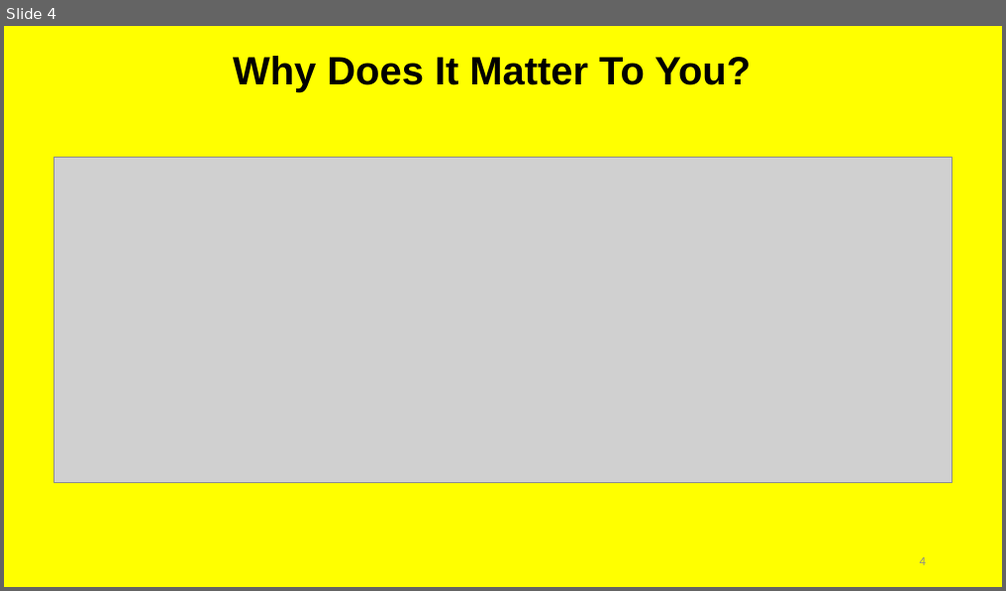
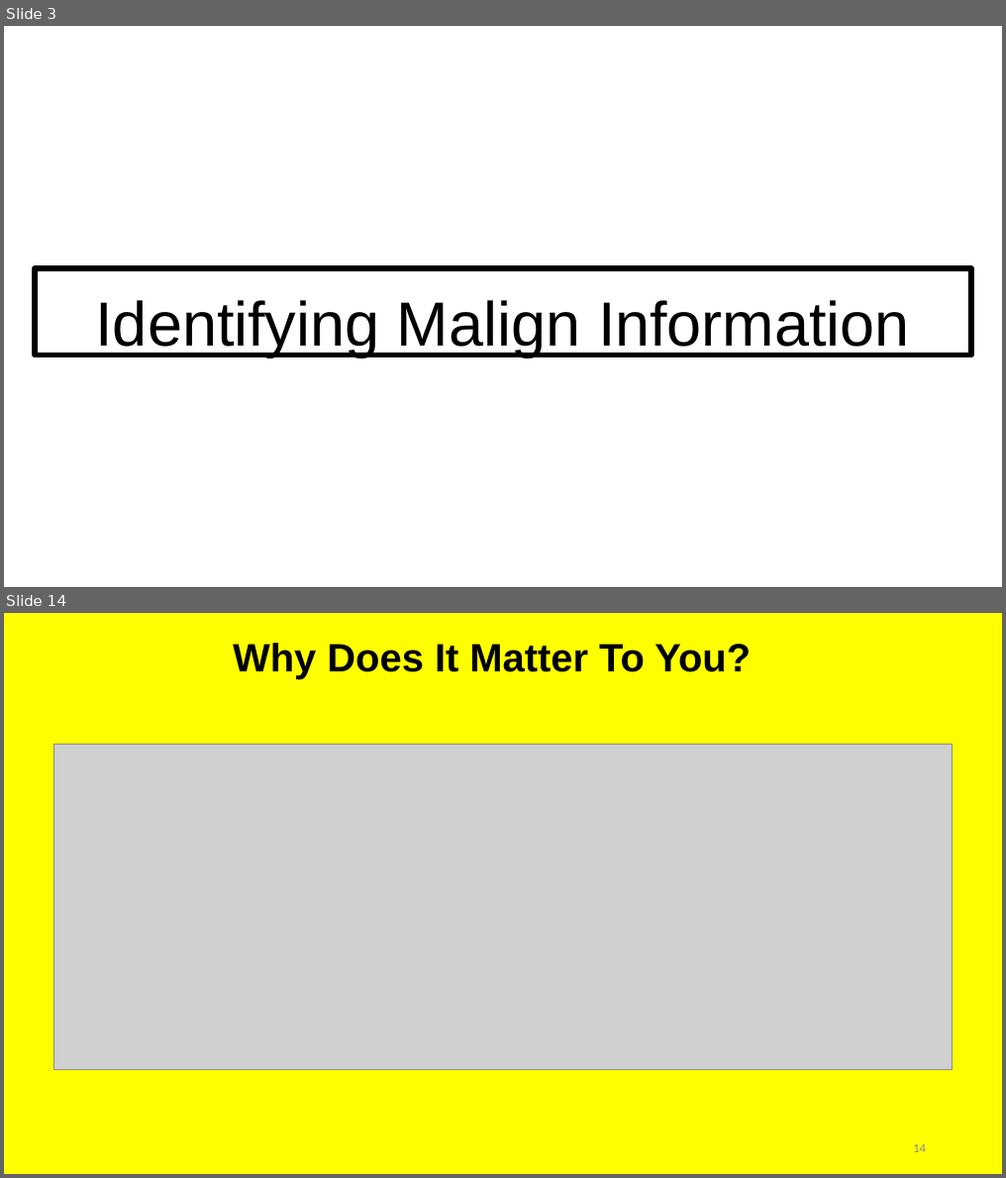
Before and after one commit to irregularchat/Counter_Malign_Information_Training, a slide deck: Counter_Malign_Information/4-Implement-For_Instructors/Lesson_Plans/Lesson_05-Identify_Malign_Information/Audio_Visual-Identify_Misinformation/Instructor-Lesson_Slide-Identify_Misinformation.pptx. Shown one above the other, each under a label of ours: slide 4 before the commit, slides 3 and 14 after it; the slides between them are not shown. The pictures are 1006x591 and 1006x1178 pixels, drawn with LibreOffice and Linux fonts; fonts in the diff are those of the drawing; grey boxes stand for pictures. Boxes give left, top, right and bottom in pixels: in the first picture for what was removed or moved away, otherwise in the second. Text is boxed around its words. In the diff, an @@ line names an element or a change of style, - is before the commit and + after.

```diff
--- a/Counter_Malign_Information/4-Implement-For_Instructors/Lesson_Plans/Lesson_05-Identify_Malign_Information/Audio_Visual-Identify_Misinformation/Instructor-Lesson_Slide-Identify_Misinformation.pptx
+++ b/Counter_Malign_Information/4-Implement-For_Instructors/Lesson_Plans/Lesson_05-Identify_Malign_Information/Audio_Visual-Identify_Misinformation/Instructor-Lesson_Slide-Identify_Misinformation.pptx
@@ slide 3 added at (x1=4, y1=26, x2=1002, y2=587), background #FFFFFF @@
@@ text added at (x1=35, y1=269, x2=971, y2=356), outline #000000 4.99 pt, 60 pt, text #000000 @@
+Identifying Malign Information
@@ what was slide 4 is now slide 14 @@
@@ page number at (x1=913, y1=1145, x2=926, y2=1153): text changed @@
-4
+14
```
Also in this commit, not shown: 1 slide changed, 11 other slides added, 2 slides removed, 1 other file.
